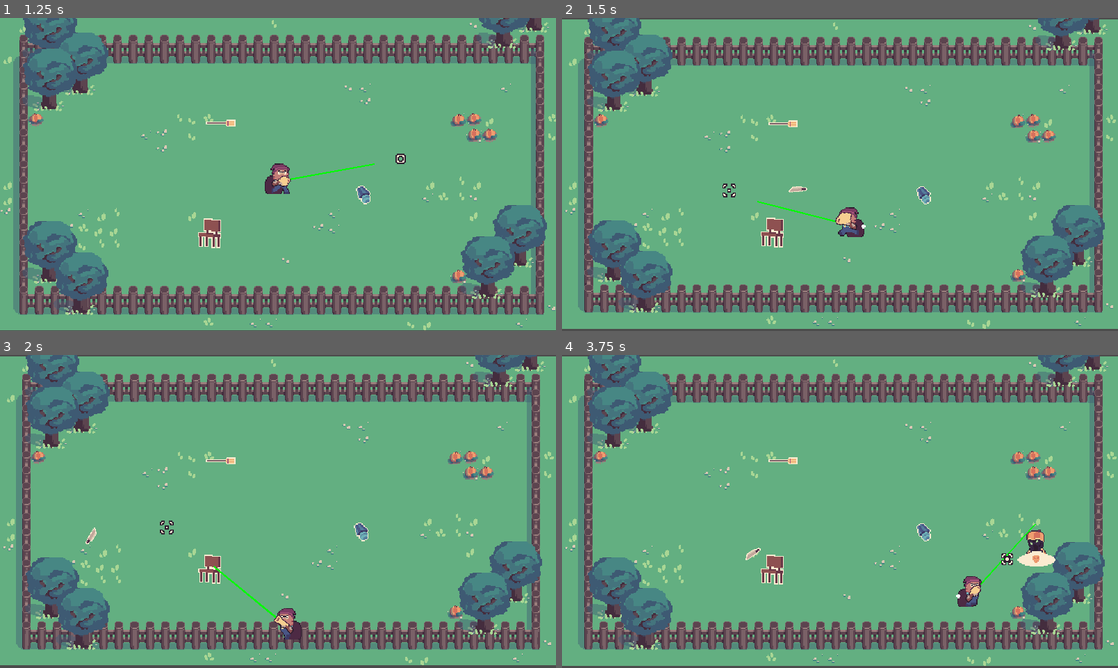
Above: before the commit, frames 1-4 (two rows, left to right).
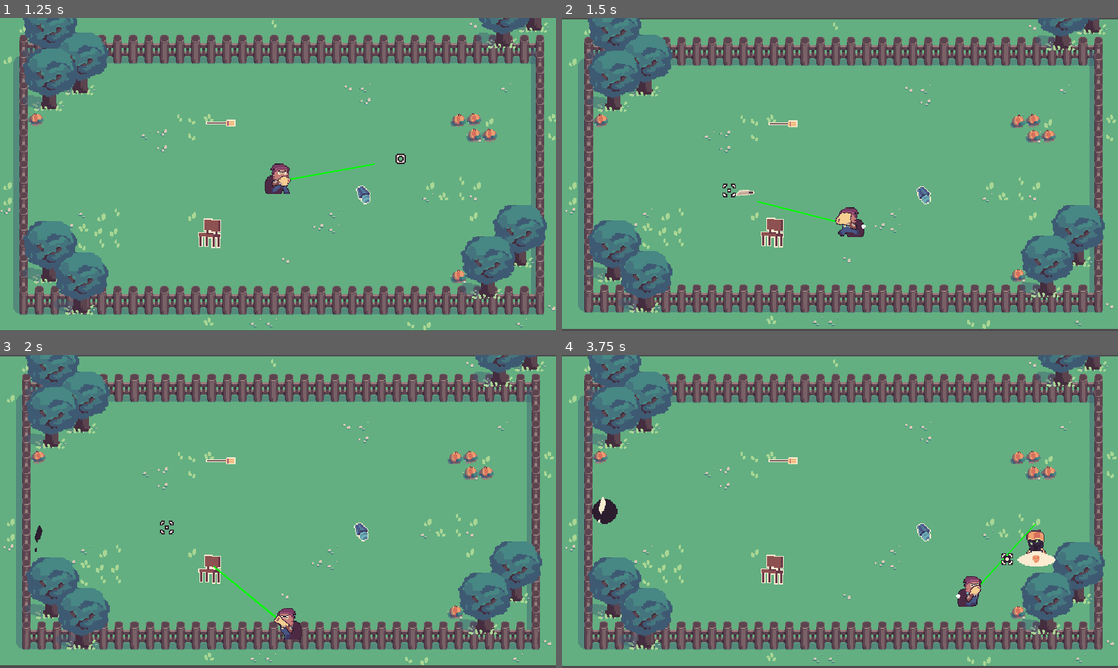
Above: after the commit, the same moments.

Repository: OceanBoy612/BrackeysJam2021
Game: Godot game, scene res://Code/World.tscn
Same seed, same stepped clock (60 frames per second), same inputs: the game is played once before the commit and once after it.
Inputs (mouse positions are in pixels of both pictures, inside the frame that each line leads up to):
- Up to frame 1 (1.25 s): move the mouse to (400, 158) at 0.52 s; press the mouse at (400, 158) at 0.53 s; hold Right (ui_right) from 0.53 s (still down)
- Up to frame 2 (1.5 s): move the mouse to (728, 190) at 1.27 s; release Right (ui_right) at 1.28 s; release the mouse at (728, 190) at 1.28 s; hold Down (ui_down) from 1.28 s (still down); click (728, 190) at 1.35 s
- Up to frame 3 (2 s): keep holding Down (ui_down)
- Up to frame 4 (3.75 s): move the mouse to (895, 442) at 2.02 s; release Down (ui_down) at 2.03 s; press the mouse at (895, 442) at 2.03 s; hold Right (ui_right) 2.03-2.78 s; move the mouse to (812, 574) at 2.77 s; release the mouse at (812, 574) at 2.78 s; hold Up (ui_up) 2.78-3.53 s; click (812, 574) at 2.85 s; move the mouse to (1006, 558) at 3.52 s; press the mouse at (1006, 558) at 3.53 s; hold Left (ui_left) from 3.53 s (still down)

Frame 1 is identical in both runs. In frame 2, less than 0.1% of the frame differs, in the area x 31-45%, y 53-57%; in frame 3, 0.1%; in frame 4, 0.3%, in the area x 5-36%, y 45-66%.

Commit message:
added properties to the bullets

Diff:
--- a/src/Code/Bullets/BroomBullet.tscn
+++ b/src/Code/Bullets/BroomBullet.tscn
@@ -4,6 +4,7 @@
 [ext_resource path="res://Code/Bullets/GenericBullet.tscn" type="PackedScene" id=2]
 
 [node name="BroomBullet" instance=ExtResource( 2 )]
+damage = 3
 rotate = false
 
 [node name="Sprite" parent="." index="1"]
--- a/src/Code/Bullets/ChairBullet.tscn
+++ b/src/Code/Bullets/ChairBullet.tscn
@@ -4,6 +4,9 @@
 [ext_resource path="res://Art/Pngs/Bullets/Chair.png" type="Texture" id=2]
 
 [node name="ChairBullet" instance=ExtResource( 1 )]
+damage = 5
+time_alive = 0.8
+shot_cone = 30.0
 
 [node name="Sprite" parent="." index="1"]
 texture = ExtResource( 2 )
--- a/src/Code/Bullets/GenericBullet.gd
+++ b/src/Code/Bullets/GenericBullet.gd
@@ -4,8 +4,11 @@
 signal destroyed
 
 
-export var speed = 300
+export var speed: float = 300
 export var damage = 1
+#export(int, 25, 1000, 25) var distance = 200 # distance in pixels the bullet will travel
+export var time_alive: float = 1.0
+export var shot_cone = 0.0 # 0 means perfectly accurate, 30 means bullets can go anywhere in a 30 degree cone
 export var rotate = true
 
 
@@ -13,16 +16,31 @@
 
 
 var rotation_speed = 0
+var distance_traveled = 0
+var decay_rate: float
+var max_speed: float
 
 
 func _ready():
 	if rotate:
 		rotation_speed = rand_range(4, 12)
+	rotation_degrees += rand_range(-shot_cone/2, shot_cone/2)
+
+	$Tween.interpolate_property(self, "speed", speed, 0, time_alive, Tween.TRANS_SINE, Tween.EASE_IN)
+	$Tween.start()
+
 
 
 func _physics_process(delta):
+#	distance_traveled += speed * delta
+#	print(speed, "   ", distance_traveled)
+
 	var _vel = move_and_slide(Vector2(1,0).rotated(rotation) * speed)
 	$Sprite.rotation +=  rotation_speed * delta
+
+	if speed == 0:
+		die()
+		return
 
 	for i in get_slide_count():
 		var col: KinematicCollision2D = get_slide_collision(i)
--- a/src/Code/Bullets/GenericBullet.tscn
+++ b/src/Code/Bullets/GenericBullet.tscn
@@ -13,3 +13,5 @@
 shape = SubResource( 1 )
 
 [node name="Sprite" type="Sprite" parent="."]
+
+[node name="Tween" type="Tween" parent="."]
--- a/src/Code/Bullets/KnifeBullet.tscn
+++ b/src/Code/Bullets/KnifeBullet.tscn
@@ -4,6 +4,8 @@
 [ext_resource path="res://Art/Pngs/Bullets/Knife.png" type="Texture" id=2]
 
 [node name="KnifeBullet" instance=ExtResource( 1 )]
+speed = 600.0
+time_alive = 3.0
 
 [node name="Sprite" parent="." index="1"]
 texture = ExtResource( 2 )
--- a/src/Code/Bullets/LampBullet.tscn
+++ b/src/Code/Bullets/LampBullet.tscn
@@ -4,6 +4,8 @@
 [ext_resource path="res://Code/Bullets/GenericBullet.tscn" type="PackedScene" id=2]
 
 [node name="LampBullet" instance=ExtResource( 2 )]
+damage = 2
+shot_cone = 20.0
 
 [node name="Sprite" parent="." index="1"]
 texture = ExtResource( 1 )
